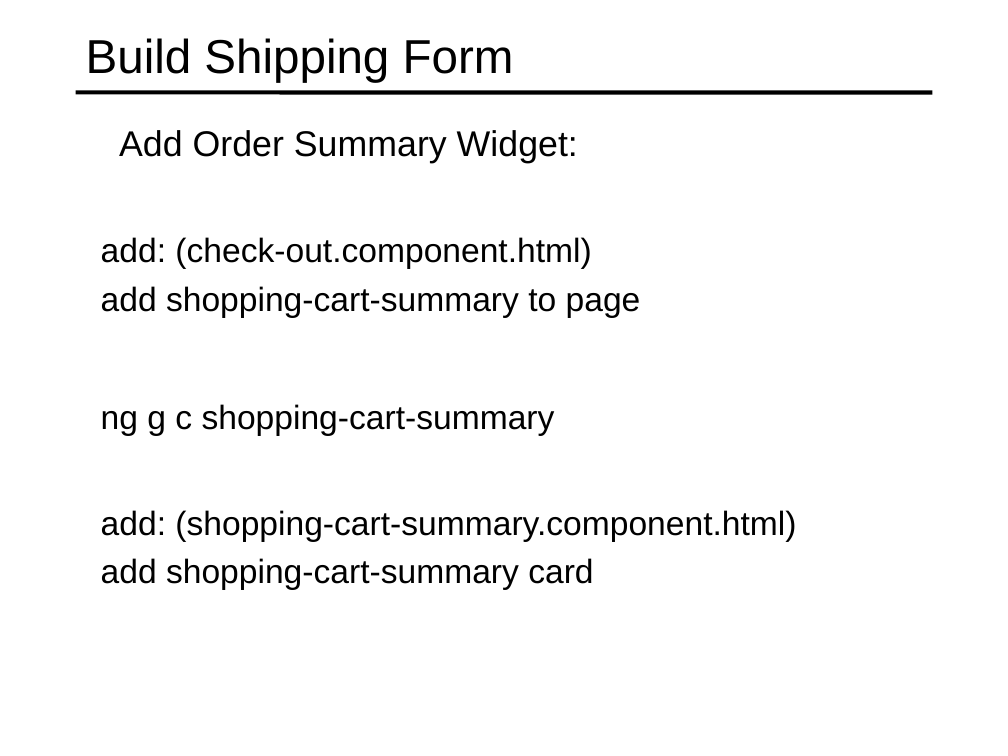
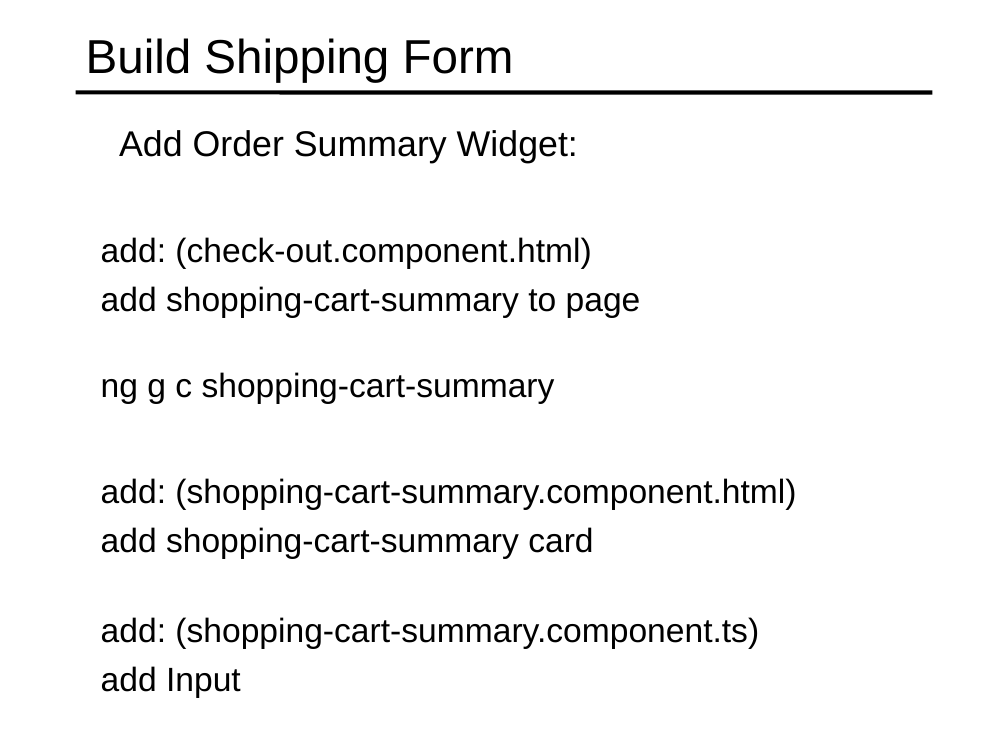
Before and after one commit to specter01wj/Jago_Link_Training, a slide deck: slide 10 of Angular/Angular7/Angular Advanced Course/Project/22.Project_Check Out Module/L6_Project_Check Out Module.ppt. Drawn at 1008x756 pixels with LibreOffice and Linux fonts; fonts in the diff are those of the drawing. Boxes give left, top, right and bottom in pixels: in the first picture for what was removed or moved away, otherwise in the second. Text is boxed around its words. In the diff, an @@ line names an element or a change of style, - is before the commit and + after.

Commit message:
11/04/2019 v1

```diff
--- a/Angular/Angular7/Angular Advanced Course/Project/22.Project_Check Out Module/L6_Project_Check Out Module.ppt
+++ b/Angular/Angular7/Angular Advanced Course/Project/22.Project_Check Out Module/L6_Project_Check Out Module.ppt
@@ text "ng g c shopping-cart-summary": place and size @@
-text "ng g c shopping-cart-summary" at [101,404,555,436]
+text "ng g c shopping-cart-summary" at [101,372,555,404]
@@ text "add: (shopping-cart-summary.component.html)": place and size @@
-text "add: (shopping-cart-summary.component.html)" at [101,510,796,590]
+text "add: (shopping-cart-summary.component.html)" at [101,478,796,559]
@@ text added at [101,617,759,698], 24 pt, text #000000 @@
+  add: (shopping-cart-summary.component.ts)
+  add Input
```
Also in this commit, not shown: 1 slide added.
